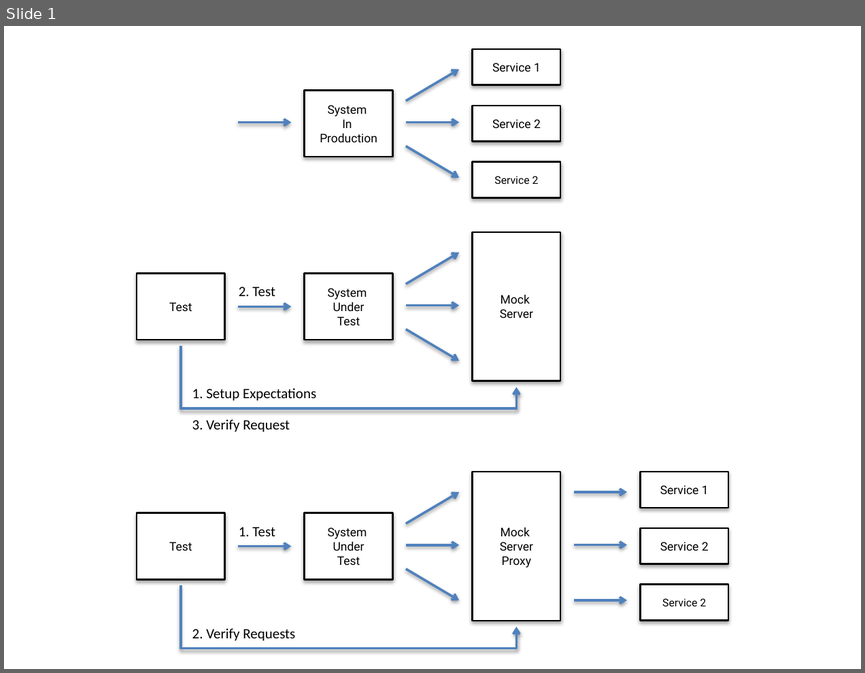
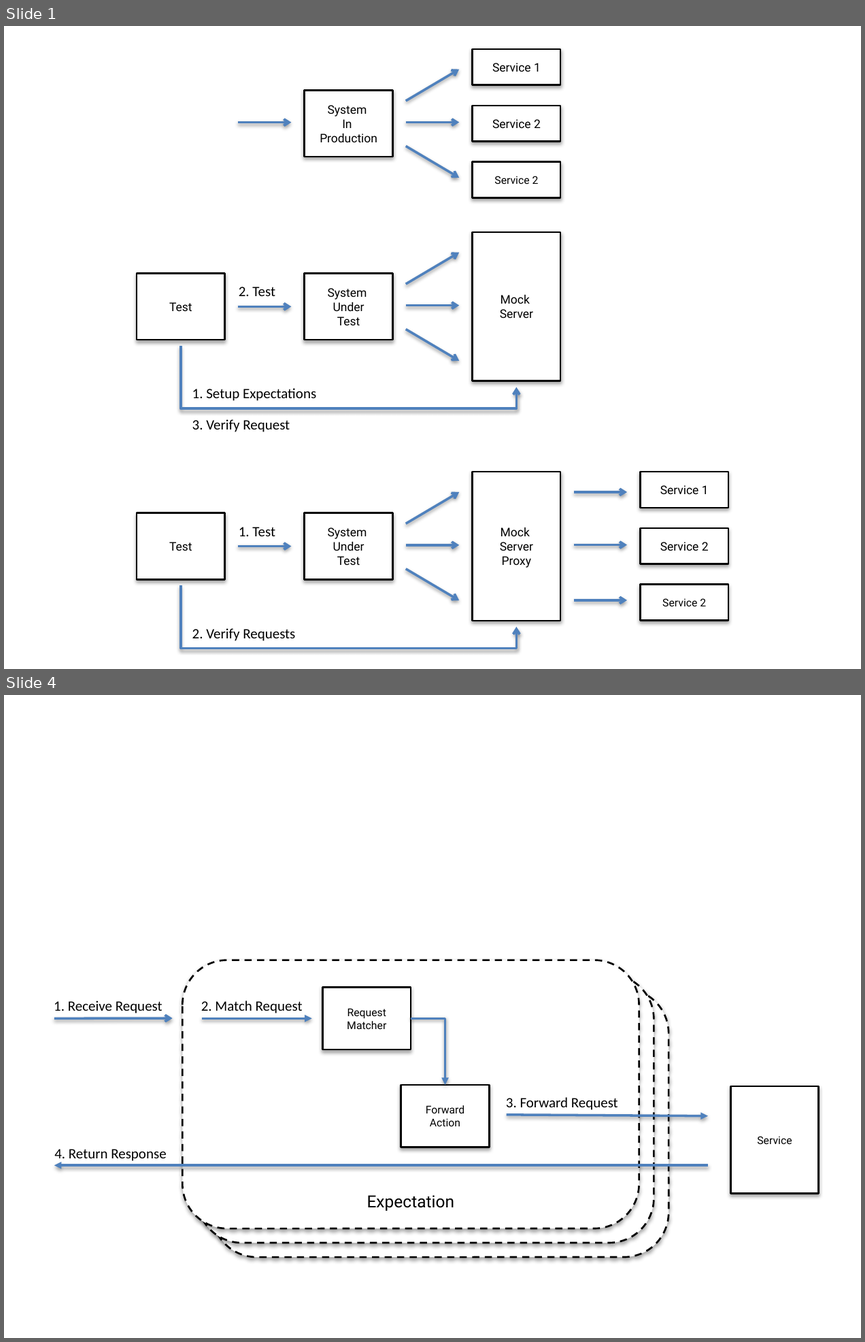
Before and after one commit to mock-server/mockserver, a slide deck: jekyll-www.mock-server.com/images/MockServerScenarios.pptx. Shown one above the other, each under a label of ours: slide 1 before the commit, slides 1 and 4 after it; the slides between them are not shown. The pictures are 865x673 and 865x1342 pixels, drawn with LibreOffice and Linux fonts; fonts in the diff are those of the drawing. Boxes give left, top, right and bottom in pixels: in the first picture for what was removed or moved away, otherwise in the second. Text is boxed around its words. In the diff, an @@ line names an element or a change of style, - is before the commit and + after.

```diff
--- a/jekyll-www.mock-server.com/images/MockServerScenarios.pptx
+++ b/jekyll-www.mock-server.com/images/MockServerScenarios.pptx
@@ slide 4 added at (x1=4, y1=695, x2=861, y2=1338), background #FFFFFF @@
@@ rounded rectangle added at (x1=182, y1=960, x2=639, y2=1228), fill #FFFFFF, outline #000000 1.5 pt dashed, 14 pt, text #000000 @@
+Expectation
@@ rounded rectangle added at (x1=197, y1=974, x2=653, y2=1242), fill #FFFFFF, outline #000000 1.5 pt dashed, 10 pt, text #000000 @@
+Expectation
@@ text added at (x1=54, y1=1000, x2=162, y2=1013), 12 pt, text #000000 @@
+1. Receive Request
@@ text added at (x1=201, y1=1000, x2=303, y2=1013), 12 pt, text #000000 @@
+2. Match Request
@@ rounded rectangle added at (x1=212, y1=989, x2=669, y2=1257), fill #FFFFFF, outline #000000 1.5 pt dashed @@
@@ rectangle added at (x1=323, y1=987, x2=411, y2=1050), fill #FFFFFF, outline #000000 1.5 pt, 9 pt, text #000000 @@
+Request
+Matcher
@@ arrow added from (54, 1018) to (173, 1018), #4F81BD 2 pt @@
@@ arrow added from (202, 1018) to (311, 1018), #4F81BD 2 pt @@
@@ elbow arrow added from (411, 1018) to (445, 1085), #4F81BD 2 pt @@
@@ rectangle added at (x1=400, y1=1085, x2=489, y2=1147), fill #FFFFFF, outline #000000 1.5 pt, 9 pt, text #000000 @@
+Forward
+Action
@@ text added at (x1=506, y1=1097, x2=618, y2=1110), 12 pt, text #000000 @@
+3. Forward Request
@@ rectangle added at (x1=730, y1=1086, x2=819, y2=1193), fill #FFFFFF, outline #000000 1.5 pt, 9 pt, text #000000 @@
+Service
@@ arrow added from (506, 1115) to (707, 1116), #4F81BD 2 pt @@
@@ text added at (x1=54, y1=1149, x2=166, y2=1162), 12 pt, text #000000 @@
+4. Return Response
@@ arrow added from (707, 1166) to (54, 1166), #4F81BD 2 pt @@
```
Also in this commit, not shown: 5 other slides added.
